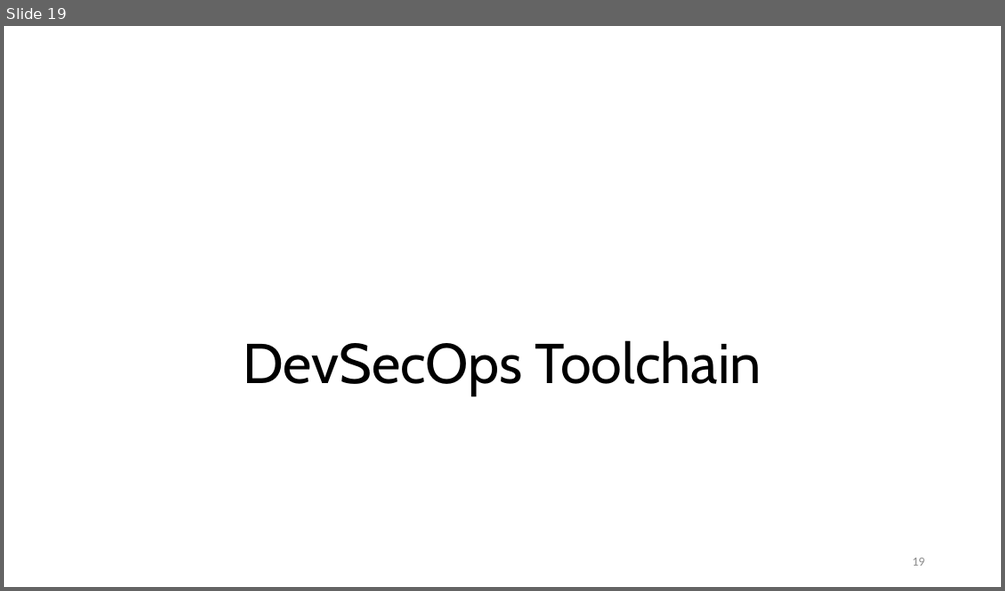
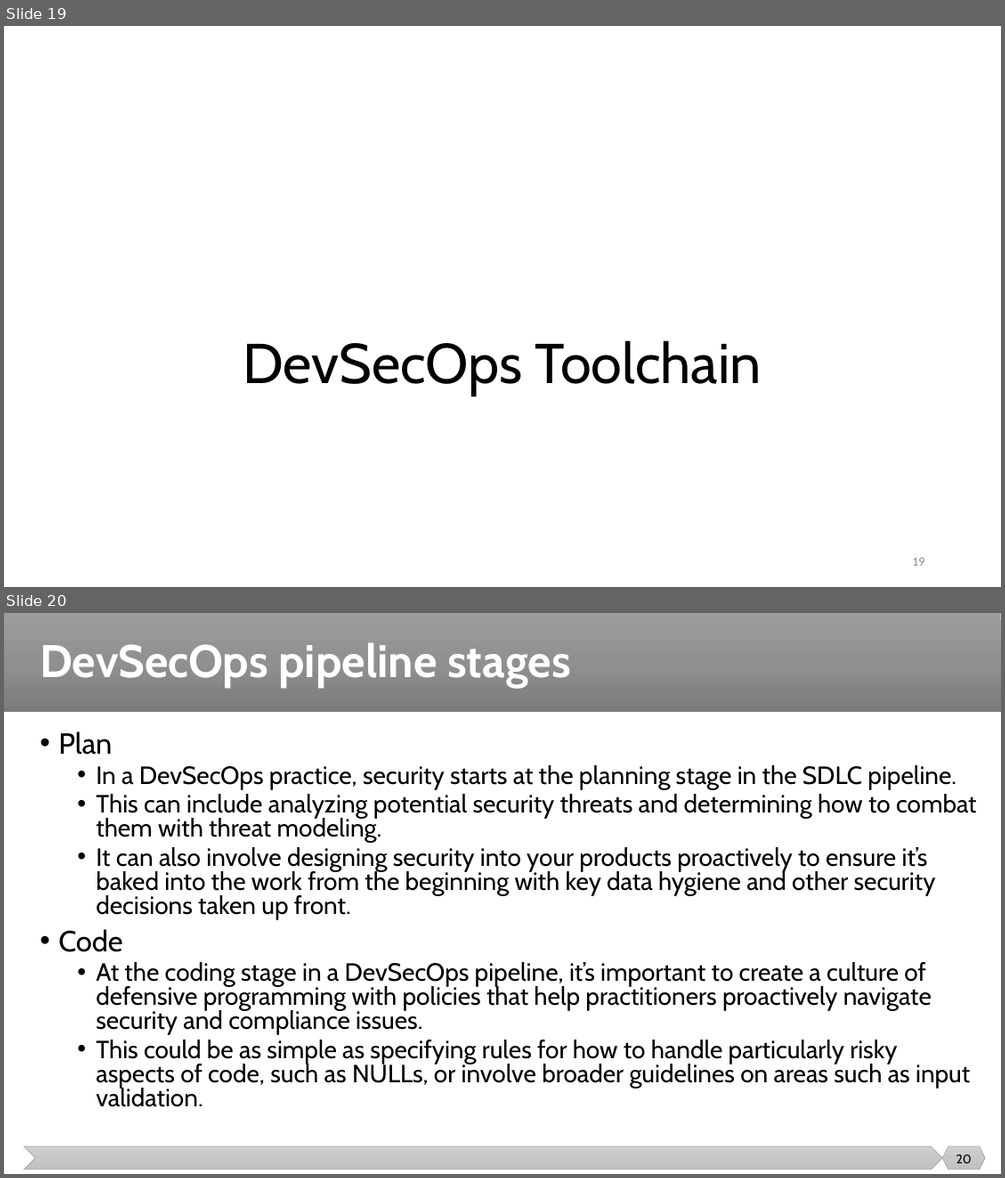
Before and after one commit to malenezi/malenezi, a slide deck: SE489/Lectures/9-DevSecOps/DevSecOps.pptx. Shown one above the other, each under a label of ours: slide 19 before the commit, slides 19 and 20 after it. The pictures are 1005x591 and 1005x1178 pixels, drawn with LibreOffice and Linux fonts; fonts in the diff are those of the drawing. Boxes give left, top, right and bottom in pixels: in the first picture for what was removed or moved away, otherwise in the second. Text is boxed around its words. In the diff, an @@ line names an element or a change of style, - is before the commit and + after.

```diff
--- a/SE489/Lectures/9-DevSecOps/DevSecOps.pptx
+++ b/SE489/Lectures/9-DevSecOps/DevSecOps.pptx
@@ slide 20 added at (x1=4, y1=613, x2=1001, y2=1174), background #FFFFFF @@
@@ rectangle added at (x1=4, y1=613, x2=1001, y2=712), fill gradient #9D9D9D to #909090 to #7C7C7C @@
@@ title added at (x1=40, y1=642, x2=571, y2=687), 44 pt, text #FFFFFF, bold @@
+DevSecOps pipeline stages
@@ text added at (x1=58, y1=731, x2=977, y2=1107), 24 pt, text #000000 @@
+• Plan
+  • In a DevSecOps practice, security starts at the planning stage in the SDLC pipeline.
+  • This can include analyzing potential security threats and determining how to combat them with threat modeling.
+  • It can also involve designing security into your products proactively to ensure it’s baked into the work from the beginning with key data hygiene and other security decisions taken up front.
+• Code
+  • At the coding stage in a DevSecOps pipeline, it’s important to create a culture of defensive programming with policies that help practitioners proactively navigate security and compliance issues.
+  • This could be as simple as specifying rules for how to handle particularly risky aspects of code, such as NULLs, or involve broader guidelines on areas such as input validation.
@@ chevron added at (x1=24, y1=1146, x2=942, y2=1169), fill gradient #D2D2D2 to #C8C8C8 to #C0C0C0, outline #A5A5A5 0.5 pt @@
@@ hexagon added at (x1=942, y1=1146, x2=985, y2=1169), fill gradient #D2D2D2 to #C8C8C8 to #C0C0C0, outline #A5A5A5 0.5 pt @@
@@ page number added at (x1=956, y1=1154, x2=971, y2=1163), 12 pt, text #000000 @@
+20
```
Also in this commit, not shown: 1 slide changed, 11 other slides added, 1 other file.
